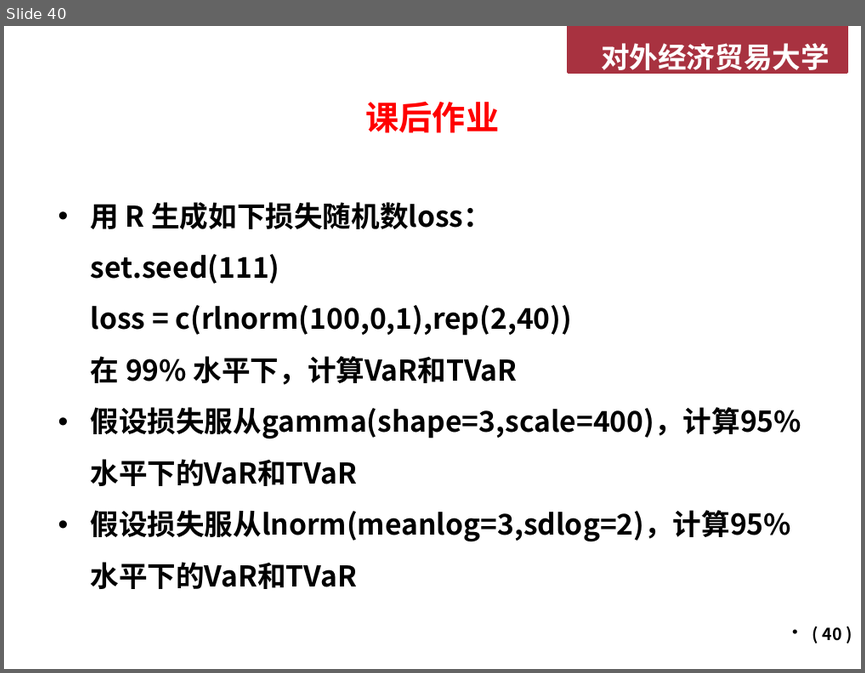
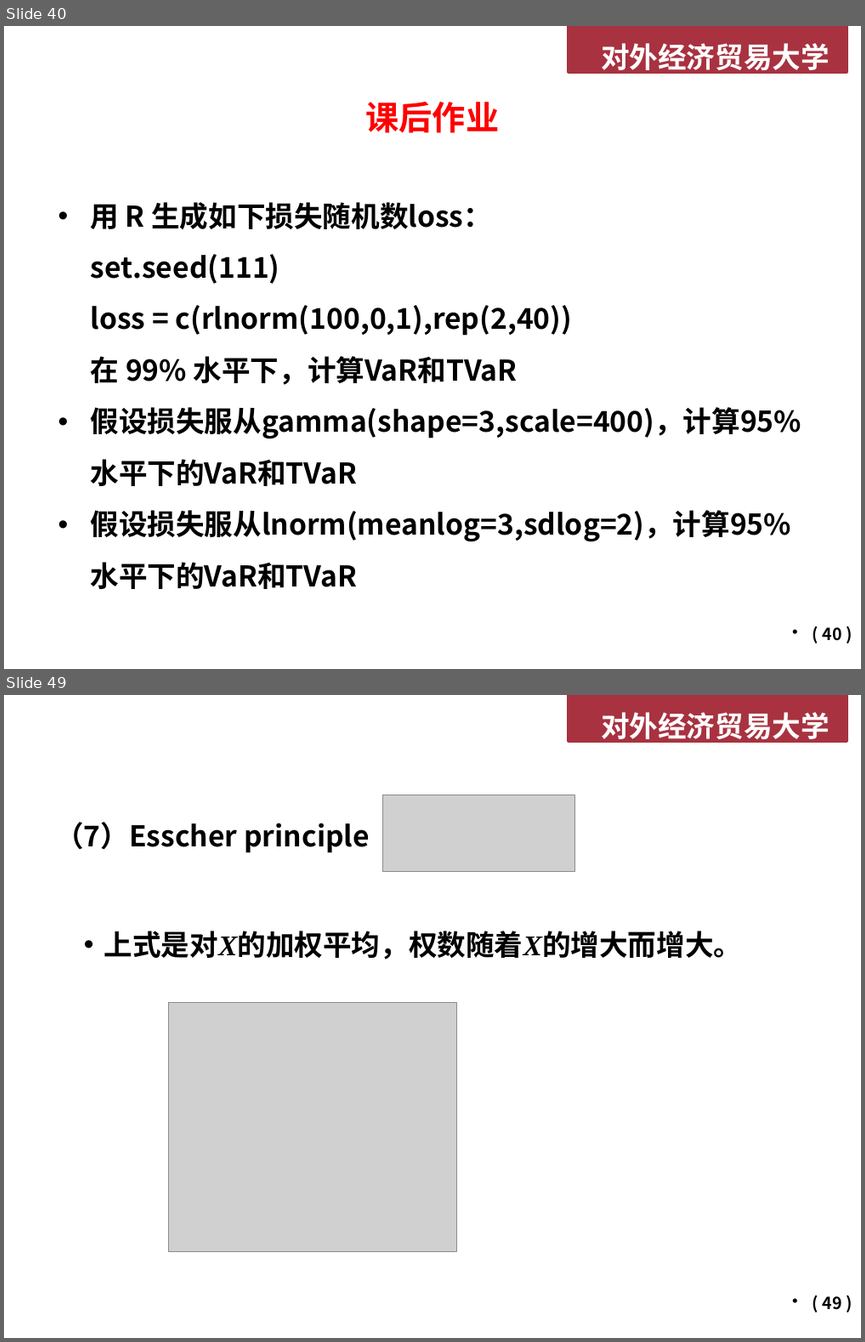
Before and after one commit to Francisor/Non-life-Insurance-Actuarial-Science, a slide deck: Lectures/Week 1 - 风险度量基础.pptx. Shown one above the other, each under a label of ours: slide 40 before the commit, slides 40 and 49 after it; the slides between them are not shown. The pictures are 865x673 and 865x1342 pixels, drawn with LibreOffice and Linux fonts; fonts in the diff are those of the drawing; grey boxes stand for pictures; background and template pictures are left out. Boxes give left, top, right and bottom in pixels: in the first picture for what was removed or moved away, otherwise in the second. Text is boxed around its words. In the diff, an @@ line names an element or a change of style, - is before the commit and + after.

```diff
--- a/Lectures/Week 1 - 风险度量基础.pptx
+++ b/Lectures/Week 1 - 风险度量基础.pptx
@@ slide 49 added at bbox=[4, 695, 861, 1338], background #FFFFFF; not listed: 2 template elements that a slide beside it also shows @@
@@ picture added at bbox=[383, 795, 575, 873] @@
@@ text added at bbox=[55, 822, 370, 853], 24 pt, text #000000, bold @@
+（7）Esscher principle
@@ text added at bbox=[104, 930, 742, 959], 24 pt, text #000000, bold @@
+• 上式是对X的加权平均，权数随着X的增大而增大。
@@ picture added at bbox=[169, 1002, 456, 1251] @@
@@ page number added at bbox=[823, 1296, 842, 1310], 14 pt, text #000000 @@
+( 49 )
```
Also in this commit, not shown: 11 other slides added, 3 other files.
